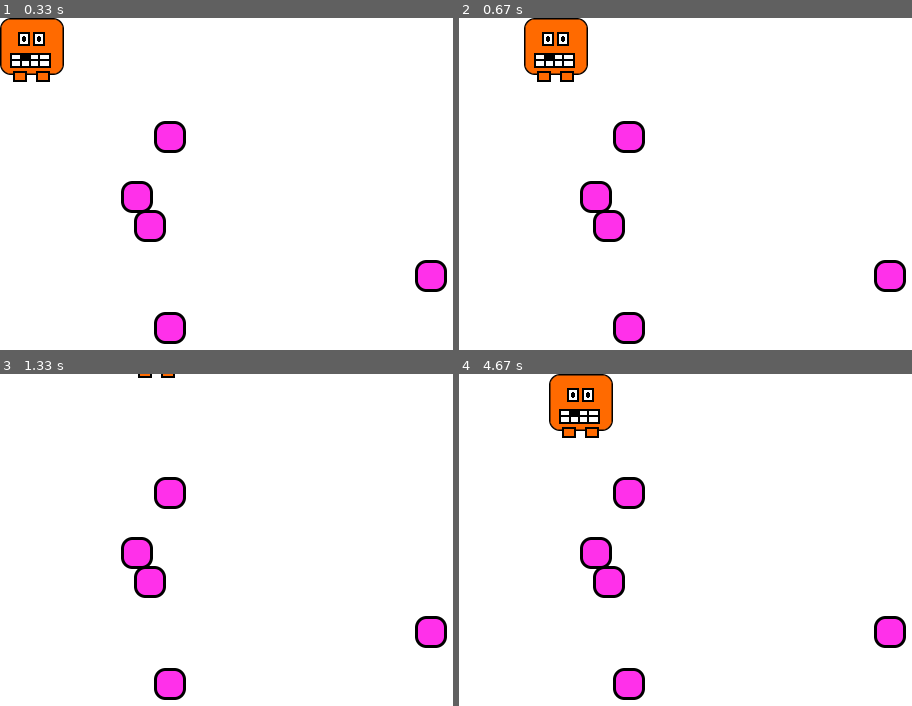
Above: before the commit, frames 1-4 (two rows, left to right).
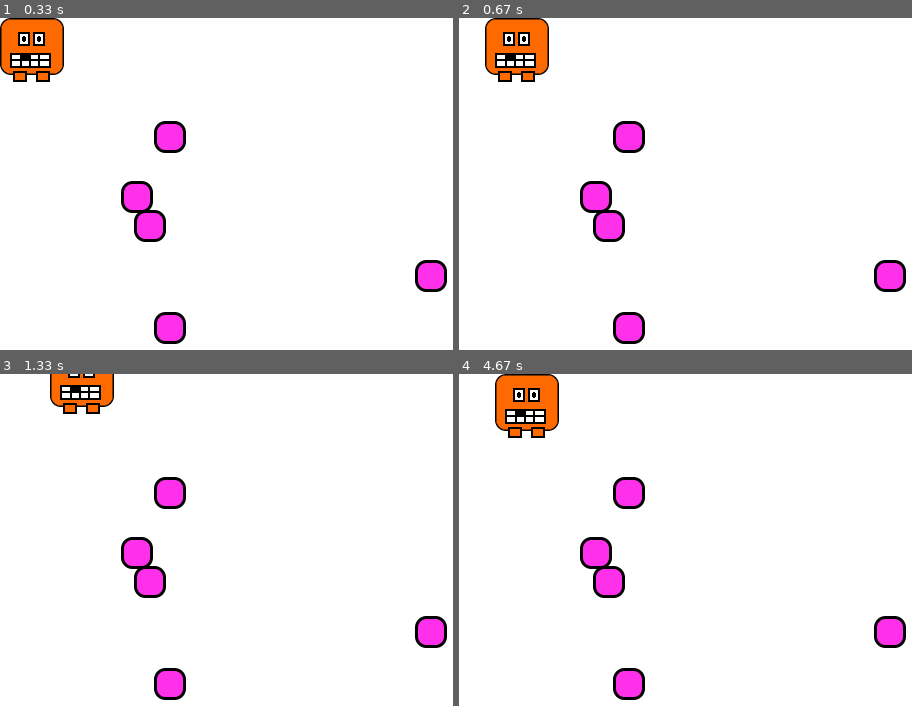
Above: after the commit, the same moments.

Repository: dojojon/pygame
Game: pygame game, started from week3/spawn3.py
Two runs of this game, one before a commit and one after it. Both use one fixed random seed, a clock stepped at 60 frames per second and the inputs below.
Inputs:
- Up to frame 1 (0.33 s): no input
- Up to frame 2 (0.67 s): hold Right from 0.33 s (still down)
- Up to frame 3 (1.33 s): release Right at 0.8 s; hold Up 0.83-1.13 s; hold Right from 1.17 s (still down)
- Up to frame 4 (4.67 s): release Right at 1.63 s; hold Left 1.67-2.2 s; hold Down 2.23-2.53 s; hold Left 2.57-2.97 s; hold Up 3-3.37 s; hold Right 3.4-4.03 s; hold Down 4.07-4.43 s; hold Left from 4.47 s (still down)

Frame 1 is identical in both runs. In frame 2, 3.3% of the frame differs, in the area x 5-29%, y 0-20%; in frame 3, 1.4%; in frame 4, 4.0%, in the area x 7-34%, y 0-20%.

Commit message:
week 3 base line

Diff:
--- a/week2/multi_spawn.py
+++ b/week3/spawn3.py
@@ -1,6 +1,6 @@
 #! /usr/bin/env python
+#import os
 import pygame
-import os
 import random
 
 # it is better to have an extra variable, than an extremely long line.
@@ -46,7 +46,7 @@
     def handle_keys(self):
         """ Handles Keys """
         key = pygame.key.get_pressed()
-        dist = 5  # distance moved in 1 frame, try changing it to 5
+        dist = 2  # distance moved in 1 frame, try changing it
         if key[pygame.K_DOWN]:  # down key
             self.rect.y += dist  # move down
         elif key[pygame.K_UP]:  # up key
Binary file added: week3/field.jpg
Binary file added: week3/pill.png
Binary file added: week3/player.png
Binary file added: week3/space.jpg
Binary file added: week3/street.jpg
Binary file added: week3/underthesea.jpg
